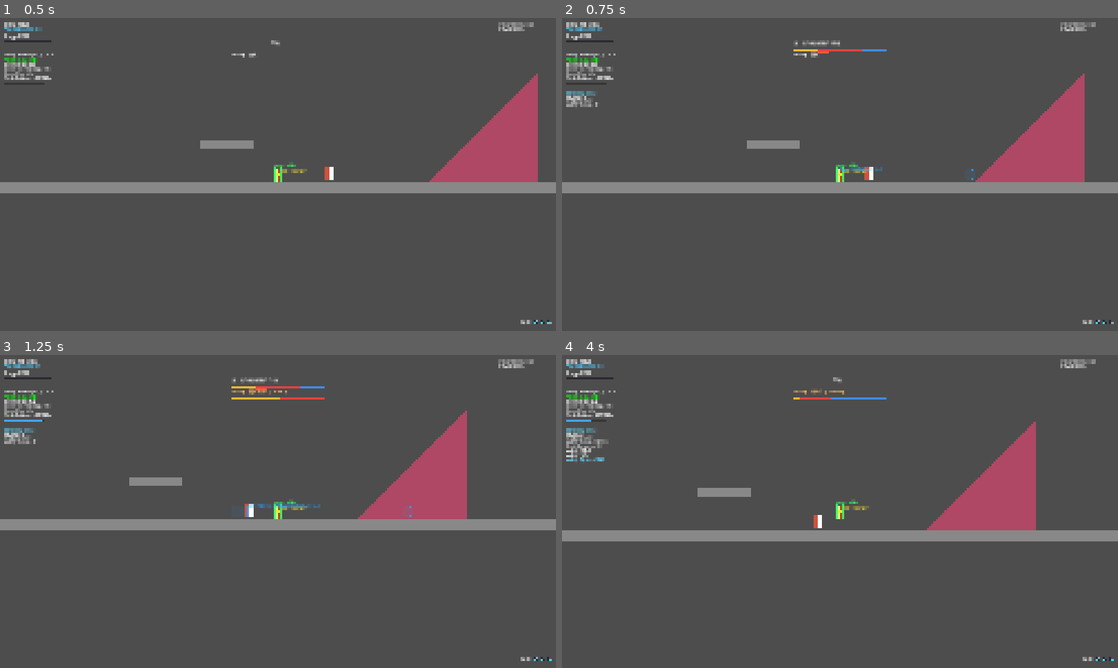
Above: before the commit, frames 1-4 (two rows, left to right).
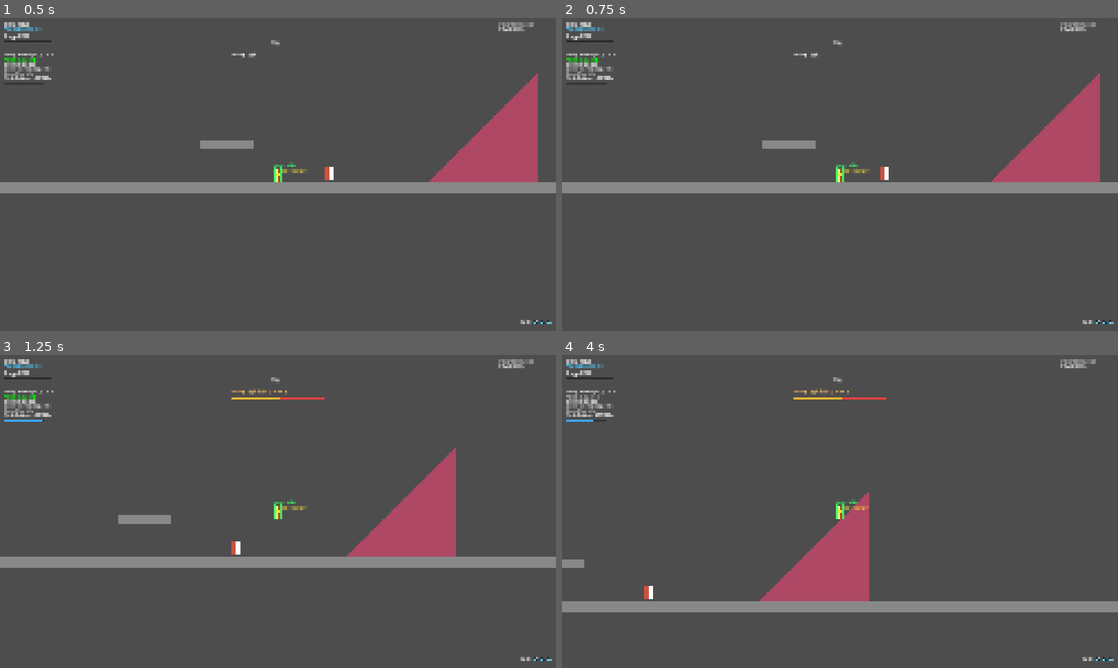
Above: after the commit, the same moments.

Repository: Guo3020/CombatLab
Game: Godot game, scene res://02_scenes/01_arena/main.tscn
Same seed, same stepped clock (60 frames per second), same inputs: the game is played once before the commit and once after it.
Inputs (mouse positions are in pixels of both pictures, inside the frame that each line leads up to):
- Up to frame 1 (0.5 s): no input
- Up to frame 2 (0.75 s): move the mouse to (962, 158) at 0.52 s; hold D (move_right) from 0.53 s (still down); hold Right mouse button (dodge) from 0.53 s (still down); click (962, 158) at 0.67 s
- Up to frame 3 (1.25 s): keep holding D (move_right); keep holding Right mouse button (dodge); tap Up (jump) at 0.77 s
- Up to frame 4 (4 s): release D (move_right) at 1.25 s; release Right mouse button (dodge) at 1.25 s; drag from (728, 527) to (967, 511) at 1.27 s; move the mouse to (895, 442) at 2.02 s; hold A (move_left) 2.03-2.75 s; hold Right mouse button (dodge) 2.03-2.75 s; drag from (812, 574) to (673, 464) at 2.77 s; tap Enter at 3.5 s; move the mouse to (1006, 558) at 3.52 s; hold D (move_right) from 3.53 s (still down); hold Right mouse button (dodge) from 3.53 s (still down); tap Up (jump) at 3.77 s

Frame 1 is identical in both runs. In frame 2, 2.6% of the frame differs, in the area x 0-99%, y 1-98%; in frame 3, 12%; in frame 4, 15%, in the area x 0-100%, y 11-98%.
Error after the commit: Parse Error: Identifier "module_name" not declared in the current scope. (res://03_scripts/01_combat/modules/hit_module.gd:9)

Commit message:
Remove redundant module basic information fields

Diff:
--- a/03_scripts/01_combat/modules/combat_action_module.gd
+++ b/03_scripts/01_combat/modules/combat_action_module.gd
@@ -3,11 +3,7 @@
 class_name CombatActionModule
 
 
-@export_group("模块基本信息")
-
 @export var module_enabled: bool = true
-
-@export var module_name: String = "新模块"
 
 
 # 模块唯一标识
